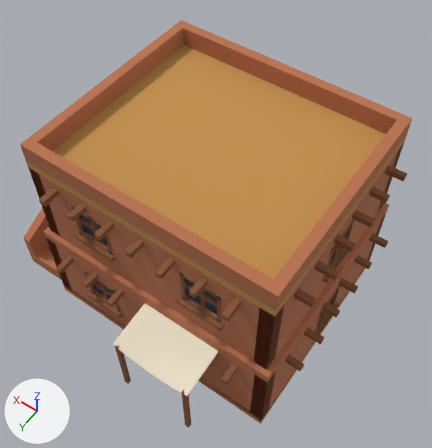
A saved change to the Blender file assets/blender/house.blend.
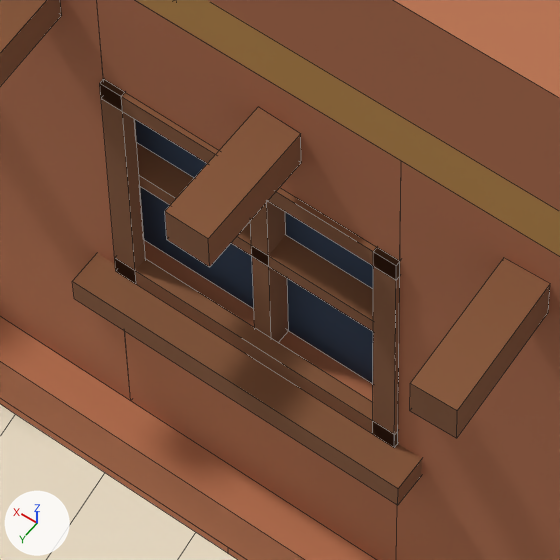
The first picture shows the older version from a 50 mm camera at (-6.58, 9.39, 17.4) aimed at (-0.04, 0.24, 3.02). The close-ups show the older and then the newer version on the part from 38% to 56% of the width and 58% to 75% of the height of that picture. Only the edits that show in the close-ups are written down. Every picture has the same lights, and +X, +Y and +Z are marked at lower left. The close-ups show mesh edges as thin lines.

Objects in the first close-up: 'awning-col', 'ground_wall_front-col', 'roof-col', 'upper_slab-col', 'upper_wall_front-col'.
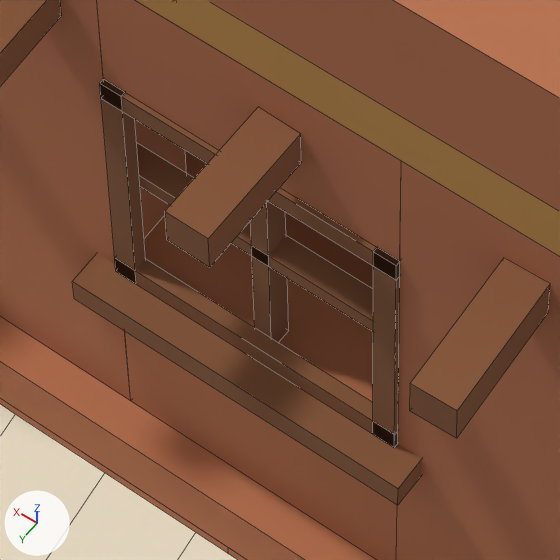
What differs and where, as boxes (x1, y1, x2, y2) in the close-ups (560 x 560 px):
part 1 of me_upper_wall_front_col, deleted (dark blue)
    before: (135, 119, 373, 383)

What the commit changed:
me_upper_wall_front_col is used by ob_upper_wall_front_col; location (0.0, 0.0, 0.0).
me_upper_wall_front_col had 240 vertices, 180 faces and spanned x -3.85..3.85, y 2.95..3.88, z 3.05..5.8.
me_upper_wall_front_col now has 224 vertices, 168 faces and spans x -3.85..3.85, y 2.95..3.88, z 3.05..5.8.
me_upper_wall_front_col part 1: the loose piece of 8 vertices spanning x -2.4..-1.2, y 3.15..3.21, z 4.0..5.2 is deleted.
Other edits to the shape of me_upper_wall_front_col do not show in these pictures.
me_upper_wall_front_col no longer uses material mat_night_blue (dark blue #34455e).
